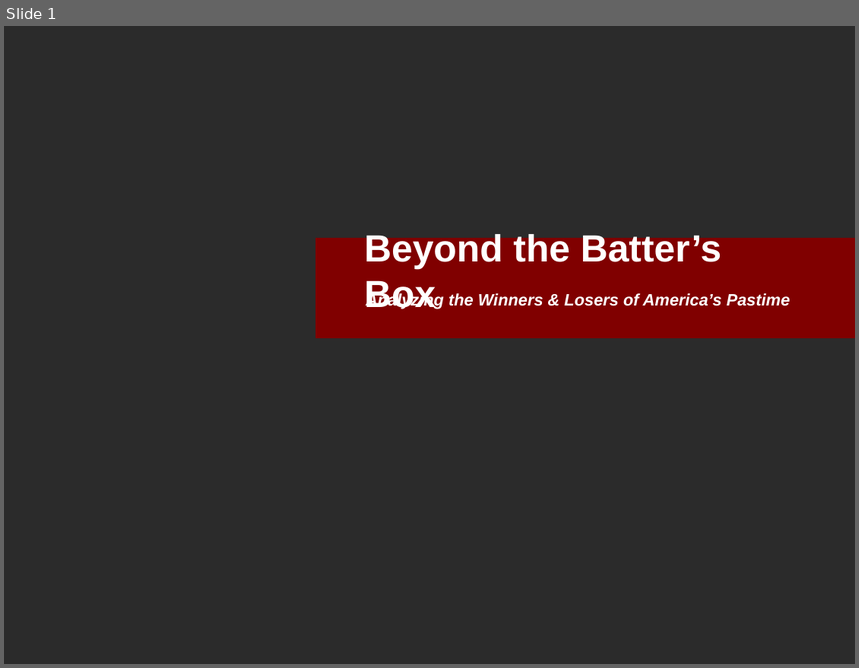
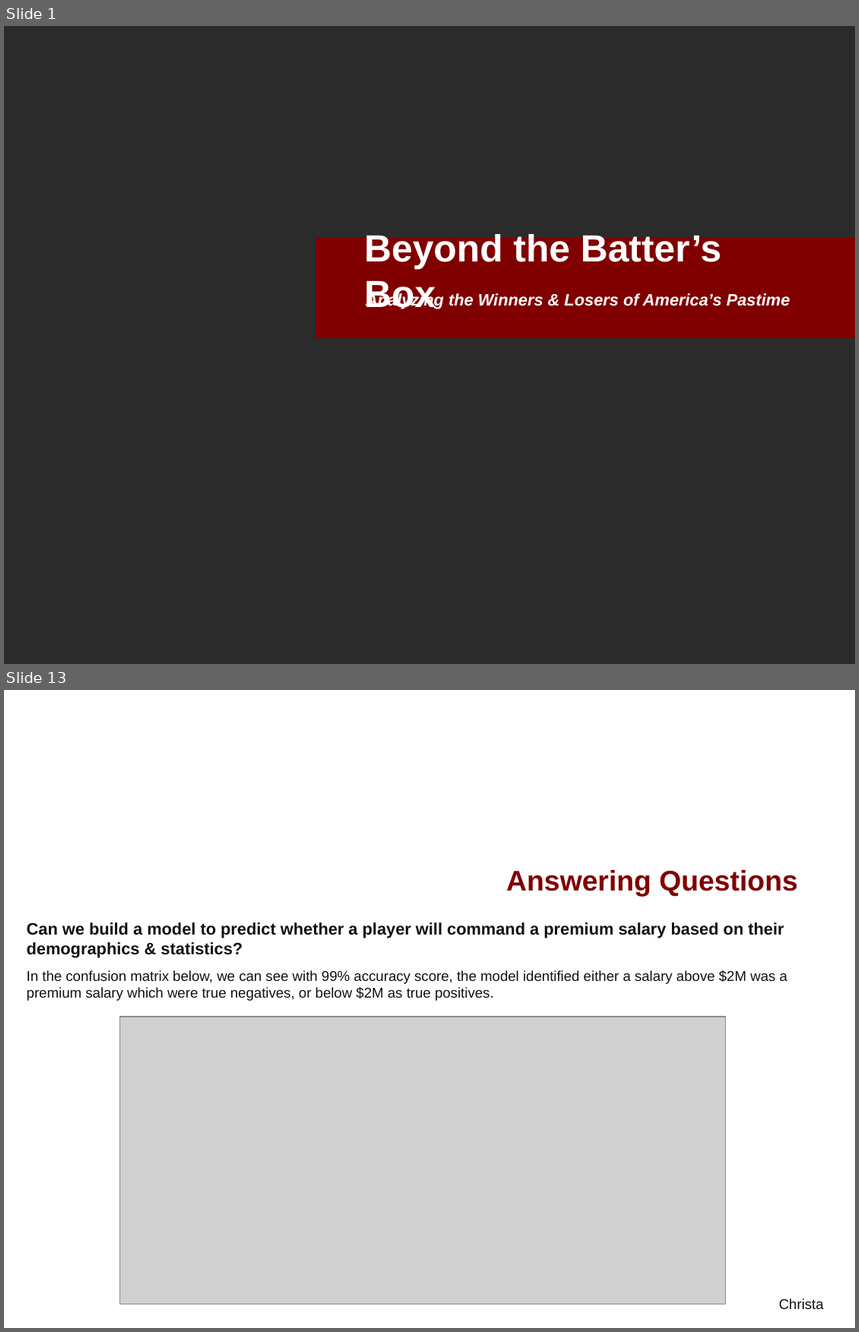
Before and after one commit to davidfashbinder/final_project, a slide deck: Final Presentation.pptx. Shown one above the other, each under a label of ours: slide 1 before the commit, slides 1 and 13 after it; the slides between them are not shown. The pictures are 859x668 and 859x1332 pixels, drawn with LibreOffice and Linux fonts; fonts in the diff are those of the drawing; grey boxes stand for pictures; background and template pictures are left out; a plain dark background stands for a picture behind light text. Boxes give left, top, right and bottom in pixels: in the first picture for what was removed or moved away, otherwise in the second. Text is boxed around its words. In the diff, an @@ line names an element or a change of style, - is before the commit and + after.

```diff
--- a/Final Presentation.pptx
+++ b/Final Presentation.pptx
@@ slide 13 added at box(4, 690, 855, 1328), background picture (left out) @@
@@ title added at box(506, 870, 797, 897), 24 pt, text #800000, bold @@
+Answering Questions
@@ text added at box(27, 923, 784, 958), 14 pt, text #111111, bold @@
+Can we build a model to predict whether a player will command a premium salary based on their demographics & statistics?
@@ text added at box(27, 970, 788, 1001), 12 pt, text #111111 @@
+In the confusion matrix below, we can see with 99% accuracy score, the model identified either a salary above $2M was a premium salary which were true negatives, or below $2M as true positives.
@@ picture added at box(120, 1017, 726, 1305) @@
@@ text added at box(779, 1299, 824, 1309), 12 pt, text #111111 @@
+Christa
```
Also in this commit, not shown: 9 slides changed, 6 other slides added, 2 slides removed.
